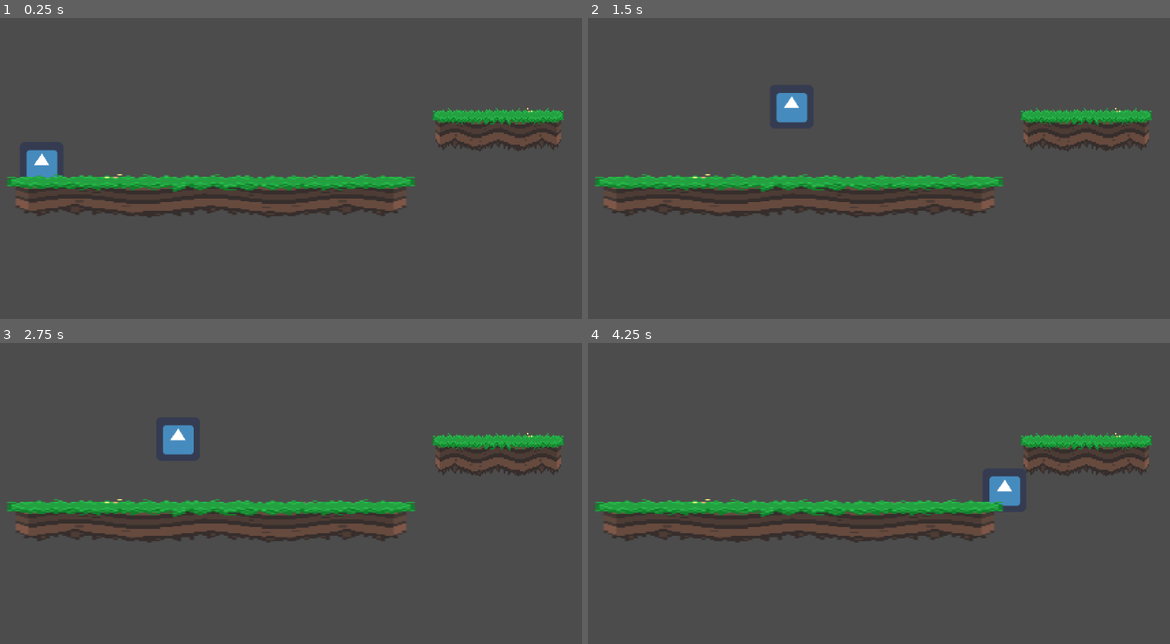
Above: before the commit, frames 1-4 (two rows, left to right).
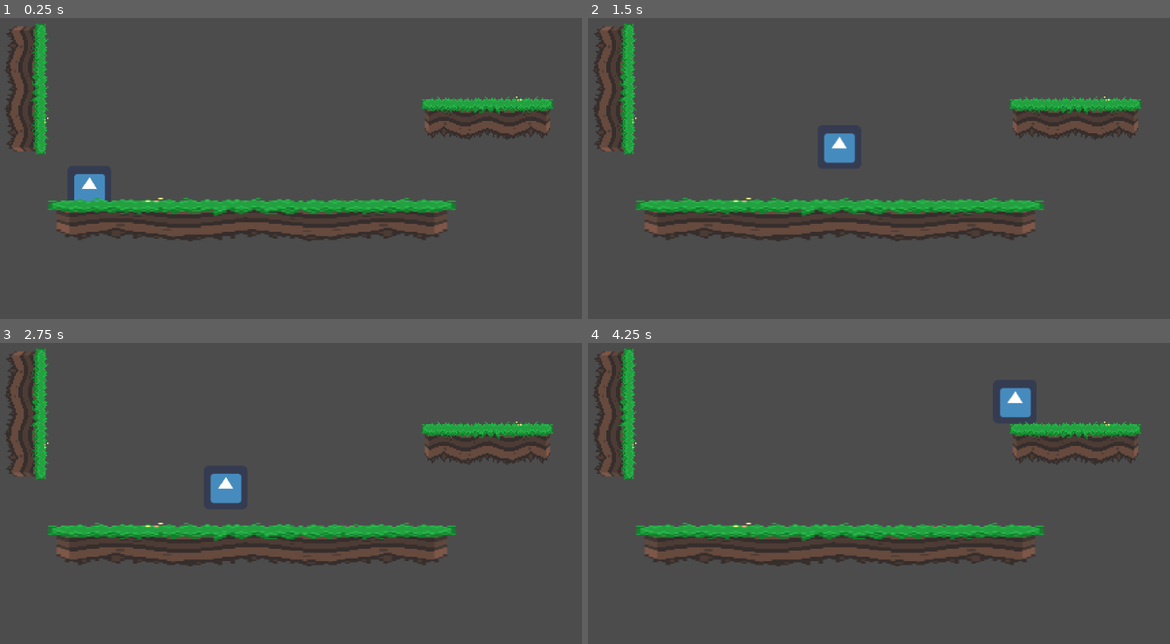
Above: after the commit, the same moments.

Repository: rwx788/godot_platformer
Game: Godot game, scene res://Scenes/MainScene.tscn
Same seed, same stepped clock (60 frames per second), same inputs: the game is played once before the commit and once after it. The engine's default icon, where the game draws it, is replaced by a stand-in: a white triangle on a blue panel in a dark square.
Inputs:
- Up to frame 1 (0.25 s): no input
- Up to frame 2 (1.5 s): tap Enter at 0.5 s; hold D (move_right) from 0.53 s (still down); tap W (jump) at 0.6, 0.77, 1.07, 1.35 s
- Up to frame 3 (2.75 s): tap W (jump) at 1.52, 1.82, 2.1 s; release D (move_right) at 2.03 s; hold A (move_left) from 2.03 s (still down)
- Up to frame 4 (4.25 s): release A (move_left) at 2.78 s; hold D (move_right) from 2.78 s (still down); tap W (jump) at 2.85, 3.02, 3.32, 3.6, 3.77, 4.07 s

The runs differ from the first frame. In frame 1, 17% of the frame differs, in the area x 0-97%, y 1-75%; in frame 2, 17%; in frame 3, 17%; in frame 4, 17%.

Commit message:
Implement wall jump

Diff:
--- a/Scenes/MainScene.tscn
+++ b/Scenes/MainScene.tscn
@@ -23,10 +23,13 @@
 [sub_resource type="RectangleShape2D" id=5]
 extents = Vector2( 87.054, 27 )
 
+[sub_resource type="RectangleShape2D" id=6]
+extents = Vector2( 25.054, 88 )
+
 [node name="Node2D" type="Node2D"]
 
 [node name="Player" type="KinematicBody2D" parent="."]
-position = Vector2( 62, 361 )
+position = Vector2( 132, 372 )
 script = ExtResource( 1 )
 __meta__ = {
 "_edit_group_": true
@@ -49,7 +52,7 @@
 [node name="WallContainer" type="Node" parent="."]
 
 [node name="StaticBody2D" type="StaticBody2D" parent="WallContainer"]
-position = Vector2( 457, 419 )
+position = Vector2( 517, 454 )
 physics_material_override = SubResource( 3 )
 __meta__ = {
 "_edit_group_": true
@@ -68,7 +71,7 @@
 shape = SubResource( 4 )
 
 [node name="StaticBody2D2" type="StaticBody2D" parent="WallContainer"]
-position = Vector2( 731, 322 )
+position = Vector2( 715, 305 )
 __meta__ = {
 "_edit_group_": true
 }
@@ -78,3 +81,16 @@
 
 [node name="CollisionShape2D" type="CollisionShape2D" parent="WallContainer/StaticBody2D2"]
 shape = SubResource( 5 )
+
+[node name="StaticBody2D3" type="StaticBody2D" parent="WallContainer"]
+position = Vector2( 39, 262 )
+__meta__ = {
+"_edit_group_": true
+}
+
+[node name="Sprite" type="Sprite" parent="WallContainer/StaticBody2D3"]
+rotation = 1.5708
+texture = ExtResource( 3 )
+
+[node name="CollisionShape2D" type="CollisionShape2D" parent="WallContainer/StaticBody2D3"]
+shape = SubResource( 6 )
--- a/scripts/Player.gd
+++ b/scripts/Player.gd
@@ -1,29 +1,41 @@
 extends KinematicBody2D
 
-export var snap := false
+const MAX_SPEED = 600
+
+export var jumping := false
 export var move_speed := 250
-export var jump_force := 500
-export var gravity := 900
+export var jump_force := 700
+export var gravity := 1800
 export var slope_slide_threshold := 50.0
 
+var speed := Vector2()
 var velocity := Vector2()
+var snap_vector := Vector2(0, 32)
+
+func process_jump():
+	if Input.is_action_just_pressed("jump"):
+		speed.y = -jump_force
+		jumping = true
 
 func _physics_process(delta):
 	var direction_x := Input.get_action_strength("move_right") - Input.get_action_strength("move_left")
-	velocity.x = direction_x * move_speed
 
-	if Input.is_action_just_pressed("jump") and snap:
-		velocity.y = -jump_force
-		snap = false
+	speed.x = direction_x * move_speed
+	speed.y += gravity * delta
+	# Limit maximum speed
+	speed.x = clamp(speed.x, -MAX_SPEED, MAX_SPEED)
+	speed.y = clamp(speed.y, -MAX_SPEED, MAX_SPEED)
 
-	velocity.y += gravity * delta
-
-	var snap_vector = Vector2(0, 32) if snap else Vector2()
-	velocity = move_and_slide_with_snap(velocity, snap_vector, Vector2.UP, slope_slide_threshold, 4, deg2rad(46))
+	velocity = move_and_slide_with_snap( speed, speed if jumping else snap_vector, Vector2.UP, slope_slide_threshold )
 
 	if is_on_floor():
-		velocity.y = 0
-
-	# Just landed
-	if is_on_floor() and not snap:
-		snap = true
+		# Landed
+		if jumping:
+			velocity.y = 0
+			jumping = false
+		# Is on floor, allow jumping
+		else:
+			process_jump()
+	# Allow wall jumps
+	elif is_on_wall():
+		process_jump()
Not shown: 1 places in Scenes/MainScene.tscn that only renumber resources
